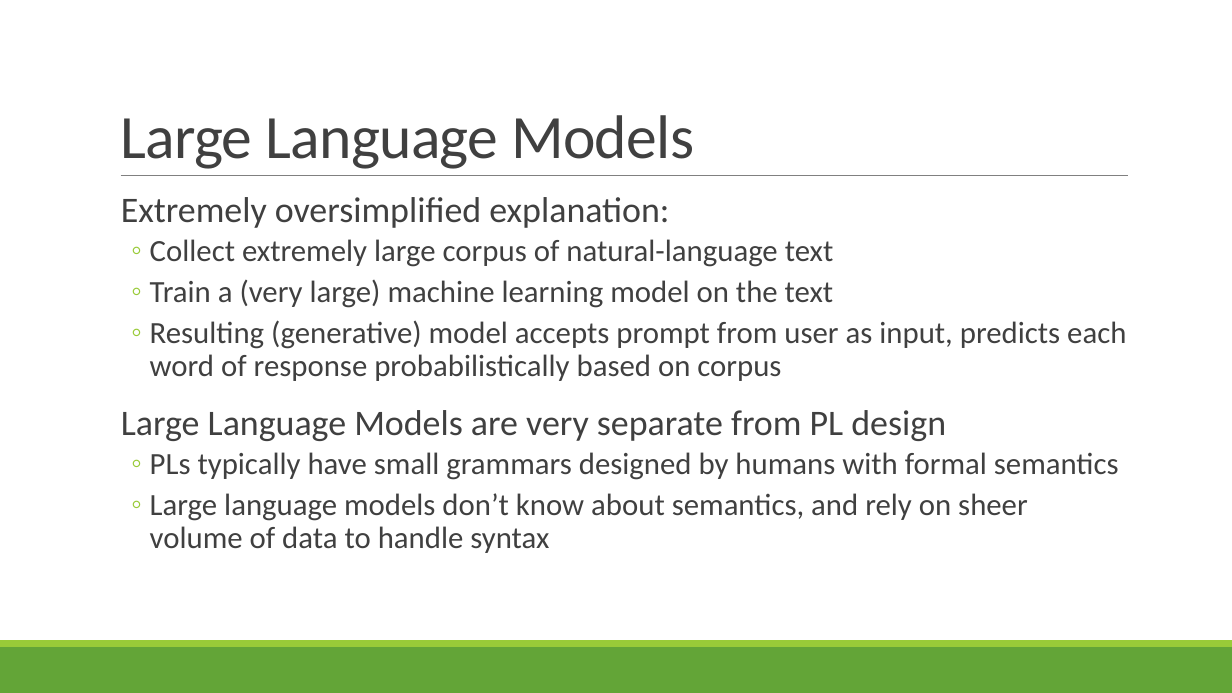
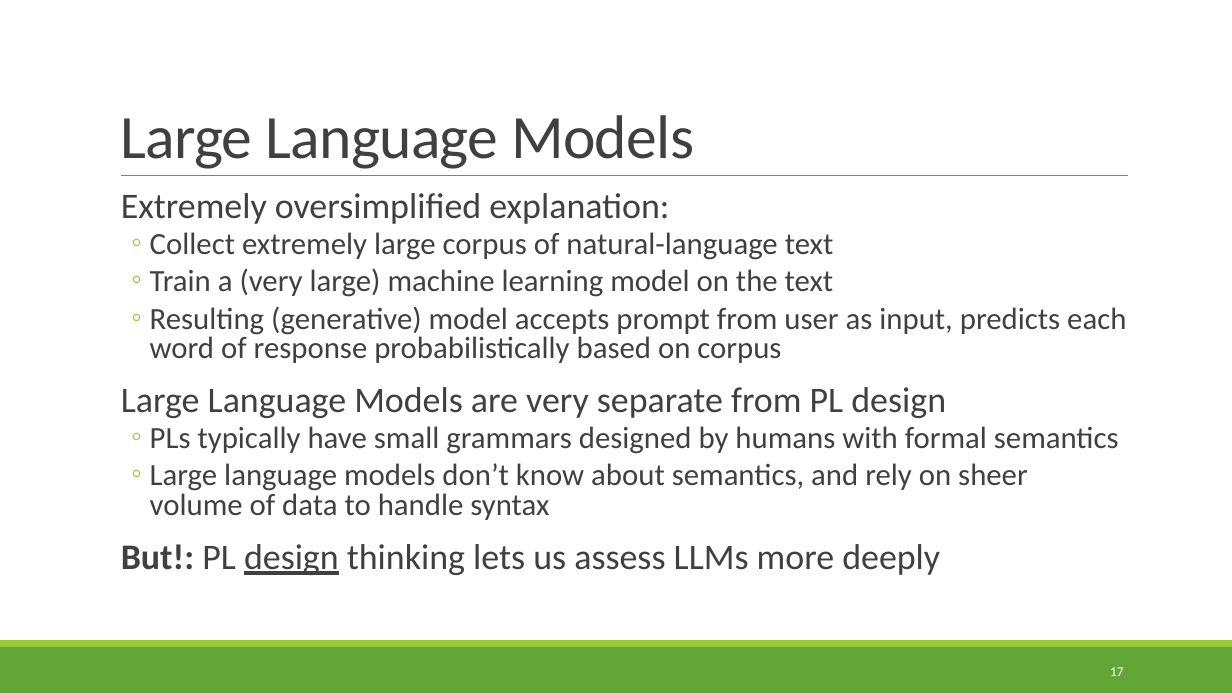
Before and after one commit to rbohrer/pl-course, a slide deck: slide 17 of LectureSlides/11NaturalLanguage.pptx (slide 16 before the commit). Drawn at 1232x693 pixels with LibreOffice and Linux fonts; fonts in the diff are those of the drawing. Boxes give left, top, right and bottom in pixels: in the first picture for what was removed or moved away, otherwise in the second. Text is boxed around its words. In the diff, an @@ line names an element or a change of style, - is before the commit and + after.

```diff
--- a/LectureSlides/11NaturalLanguage.pptx
+++ b/LectureSlides/11NaturalLanguage.pptx
@@ text at [121,193,1126,520]: line spacing 0.9 to 0.8 @@
@@ text at [121,544,940,575]: paragraph added @@
+  But!: PL design thinking lets us assess LLMs more deeply
@@ page number added at [1110,667,1124,676], 10.5 pt, text #FFFFFF @@
+17
```
Also in this commit, not shown: 23 other slides changed, 10 slides added.
